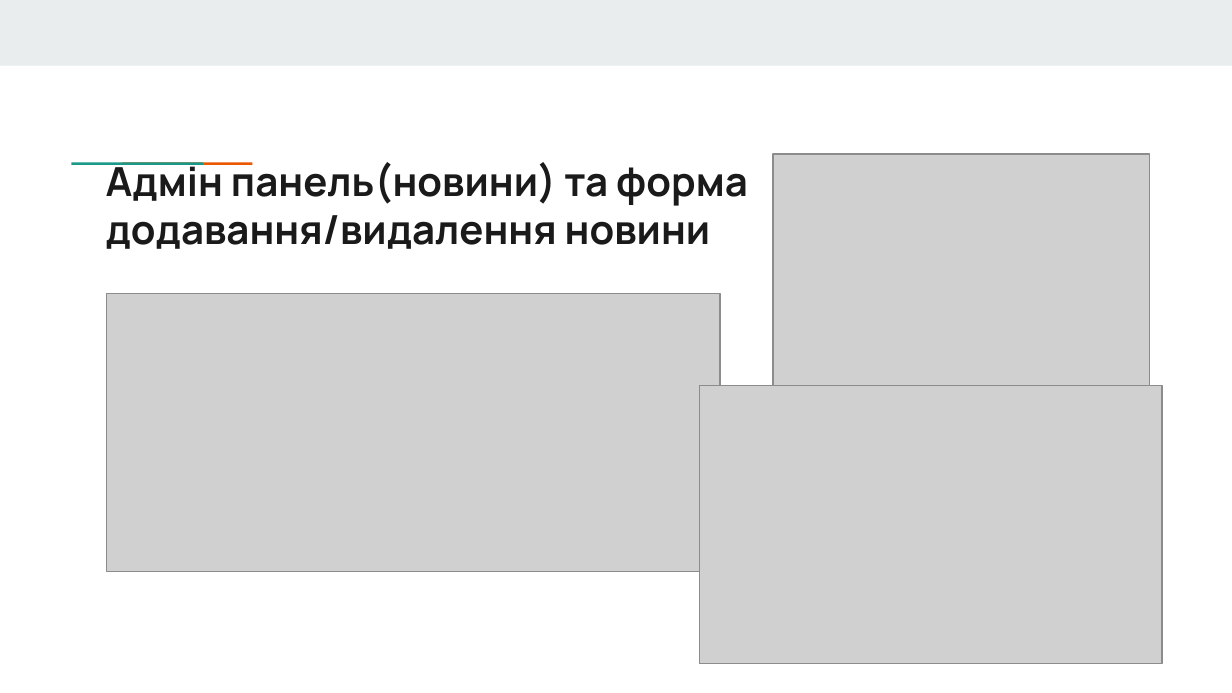
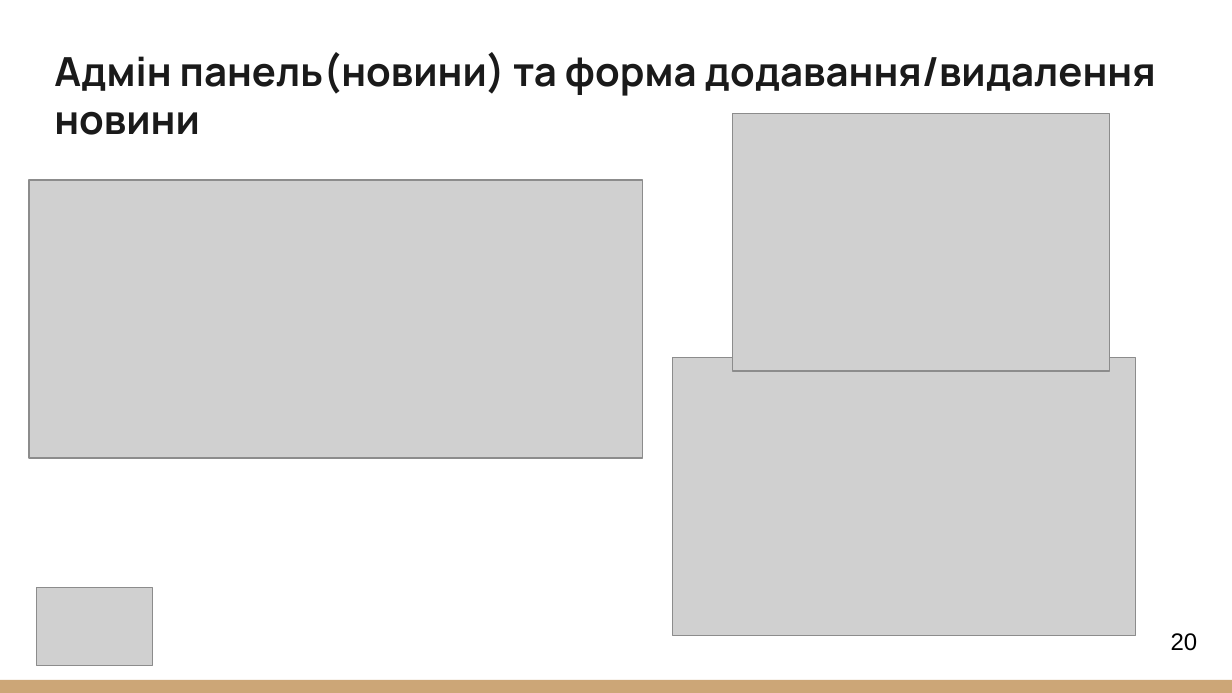
Before and after one commit to NureBalytskyiIhor/CPP, a slide deck: slide 20 of 2025_Б_ККП_ПЗПІ-22-4_Балицький_І_О/2025_Б_ККП_ПЗПІ-22-4_Балицький_І_О.pptx. Drawn at 1232x693 pixels with LibreOffice and Linux fonts; fonts in the diff are those of the drawing; grey boxes stand for pictures. Boxes give left, top, right and bottom in pixels: in the first picture for what was removed or moved away, otherwise in the second. Text is boxed around its words. In the diff, an @@ line names an element or a change of style, - is before the commit and + after.

```diff
--- a/2025_Б_ККП_ПЗПІ-22-4_Балицький_І_О/2025_Б_ККП_ПЗПІ-22-4_Балицький_І_О.pptx
+++ b/2025_Б_ККП_ПЗПІ-22-4_Балицький_І_О/2025_Б_ККП_ПЗПІ-22-4_Балицький_І_О.pptx
@@ rectangle removed at <box>0,0,1232,65</box> @@
@@ title "Адмін панель(новини) та форма додавання/видалення ...": place and size @@
-title "Адмін панель(новини) та форма додавання/видалення ..." at <box>106,162,748,249</box>
+title "Адмін панель(новини) та форма додавання/видалення ..." at <box>54,52,1156,135</box>
@@ title "Адмін панель(новини) та форма додавання/видалення ..." at <box>54,52,1156,135</box>: vertical alignment top to bottom @@
@@ picture: place and size @@
-picture at <box>772,154,1149,411</box>
+picture at <box>733,113,1110,371</box>
@@ rectangle removed at <box>112,160,163,166</box> @@
@@ rectangle removed at <box>161,160,212,166</box> @@
@@ picture: place and size @@
-picture at <box>106,293,719,572</box>
+picture at <box>30,180,643,458</box>
@@ picture: place and size @@
-picture at <box>700,386,1163,664</box>
+picture at <box>673,357,1136,636</box>
@@ picture added at <box>36,588,152,667</box> @@
@@ page number added at <box>1171,633,1198,651</box>, 14 pt, text #000000 @@
+20
@@ rectangle added at <box>0,680,1232,693</box>, fill #CCA677 @@
```
Also in this commit, not shown: 21 other slides changed, 2 other files.
